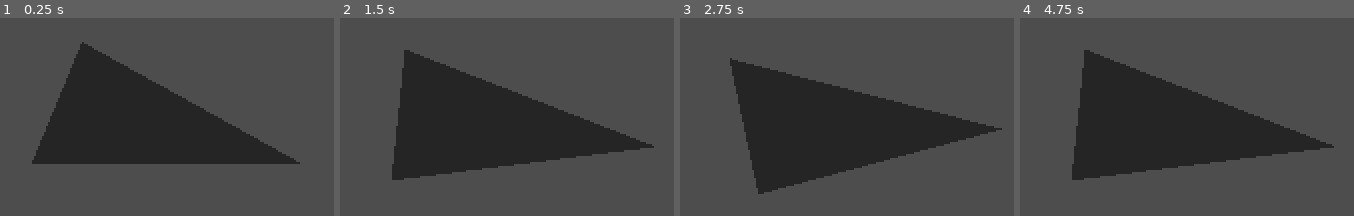
Above: before the commit, frames 1-4 (left to right).
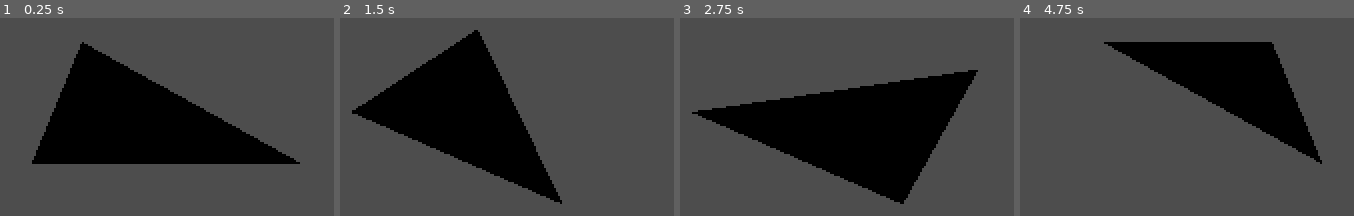
Above: after the commit, the same moments.

Repository: vaaar/OriGaming
Game: Godot game, scene res://origami_view.tscn
Same seed, same stepped clock (60 frames per second), same inputs: the game is played once before the commit and once after it.
Inputs:
- Up to frame 1 (0.25 s): no input
- Up to frame 2 (1.5 s): tap Enter at 0.5 s; hold Right 0.53-1.28 s; hold Left from 1.28 s (still down)
- Up to frame 3 (2.75 s): release Left at 2.03 s; hold Right from 2.03 s (still down)
- Up to frame 4 (4.75 s): release Right at 3.53 s; hold Left from 3.53 s (still down)

The runs differ from the first frame. In frame 1, 25% of the frame differs, in the area x 9-90%, y 12-74%; in frame 2, 33%; in frame 3, 36%; in frame 4, 40%, in the area x 15-95%, y 12-82%.

Commit message:
fix backface culling

Diff:
--- a/mesh.gd
+++ b/mesh.gd
@@ -58,12 +58,9 @@
 func rotate_through_vertical_axis(angle: float):
 	rotate_y(deg_to_rad(angle))
 
-func _input(event: InputEvent):
+# Called every frame. 'delta' is the elapsed time since the previous frame.
+func _process(delta: float) -> void:
 	if Input.is_key_pressed(KEY_LEFT):
 		rotate_through_vertical_axis(-10)
 	elif Input.is_key_pressed(KEY_RIGHT):
 		rotate_through_vertical_axis(+10)
-
-# Called every frame. 'delta' is the elapsed time since the previous frame.
-func _process(delta: float) -> void:
-	pass
--- a/origami_view.tscn
+++ b/origami_view.tscn
@@ -7,9 +7,7 @@
 
 [sub_resource type="CameraAttributesPractical" id="CameraAttributesPractical_qekac"]
 
-[sub_resource type="ShaderMaterial" id="ShaderMaterial_od721"]
-
-[sub_resource type="ArrayMesh" id="ArrayMesh_onvtf"]
+[sub_resource type="ArrayMesh" id="ArrayMesh_2auoc"]
 _surfaces = [{
 "aabb": AABB(-5, 0, -5, 10, 1e-05, 10),
 "format": 34359742465,
@@ -21,6 +19,10 @@
 "vertex_data": PackedByteArray(0, 0, 160, 192, 0, 0, 0, 0, 0, 0, 160, 64, 0, 0, 160, 64, 0, 0, 0, 0, 0, 0, 160, 64, 0, 0, 160, 192, 0, 0, 0, 0, 0, 0, 160, 192)
 }]
 
+[sub_resource type="ORMMaterial3D" id="ORMMaterial3D_n2w7q"]
+cull_mode = 2
+depth_draw_mode = 1
+
 [node name="Node3D" type="Node3D"]
 
 [node name="WorldEnvironment" type="WorldEnvironment" parent="."]
@@ -28,11 +30,10 @@
 camera_attributes = SubResource("CameraAttributesPractical_qekac")
 
 [node name="MeshInstance3D" type="MeshInstance3D" parent="WorldEnvironment"]
-material_override = SubResource("ShaderMaterial_od721")
-mesh = SubResource("ArrayMesh_onvtf")
-skeleton = NodePath("../..")
+cast_shadow = 0
+mesh = SubResource("ArrayMesh_2auoc")
+surface_material_override/0 = SubResource("ORMMaterial3D_n2w7q")
 script = ExtResource("1_pgmcf")
-curr_rot = null
 
 [node name="Camera3D" type="Camera3D" parent="WorldEnvironment"]
 transform = Transform3D(1, 0, 0, 0, 1, 0, 0, 0, 1, 0, 10, 15)
